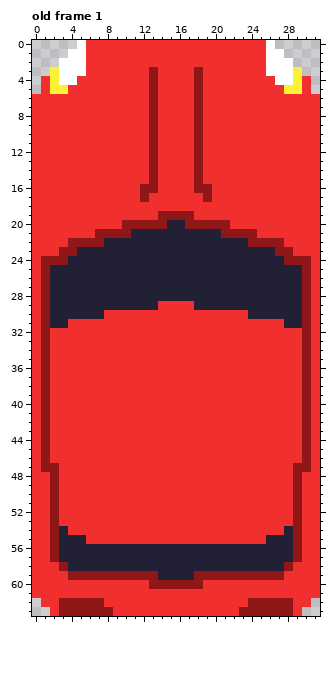
A pixel-art file gets an edit: Studio Nogg/Sprite_Red_Car.aseprite. Above: the version before the commit.
32x64 pixels, 1 frame. Colours within 5 levels of each other are drawn and written as one. Shown: old frame 1. The commit also changed other frames, which this record leaves out.
And afterwards:
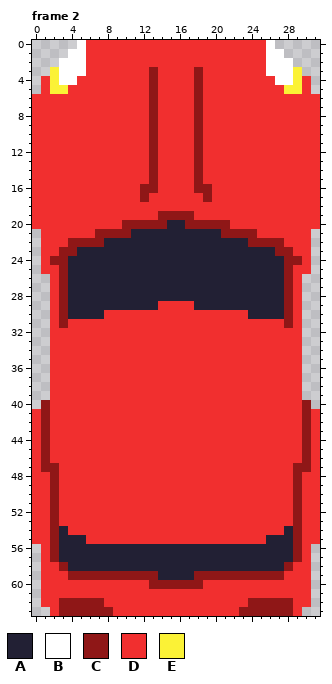
Palette (. is transparent): A #222034  B #ffffff  C #8f1717  D #f12f2f  E #fbf236
A new or re-ordered frame is compared with the old frame closest to it.
Diff:
{"change": "frames 1 -> 12"}
{"where": "frame 2 is new; against old frame 1"}
{"frame":2,"y":21,"x":0,"old":"D","new":"."}
{"frame":2,"y":21,"x":31,"old":"D","new":"."}
{"frame":2,"y":22,"x":0,"old":"D","new":"."}
{"frame":2,"y":22,"x":31,"old":"D","new":"."}
{"frame":2,"y":23,"x":0,"old":"D","new":"."}
{"frame":2,"y":23,"x":31,"old":"D","new":"."}
{"frame":2,"y":24,"x":0,"old":"DC","new":".D"}
{"frame":2,"y":24,"x":30,"old":"CD","new":"D."}
{"frame":2,"y":25,"x":0,"old":"DCAA","new":".DDC"}
{"frame":2,"y":25,"x":28,"old":"AACD","new":"CDD."}
{"frame":2,"y":26,"x":0,"old":"DCAA","new":"..DC"}
{"frame":2,"y":26,"x":28,"old":"AACD","new":"CD.."}
{"frame":2,"y":27,"x":0,"old":"DCAA","new":"..DC"}
{"frame":2,"y":27,"x":28,"old":"AACD","new":"CD.."}
{"frame":2,"y":28,"x":0,"old":"DCAA","new":"..DC"}
{"frame":2,"y":28,"x":28,"old":"AACD","new":"CD.."}
{"frame":2,"y":29,"x":0,"old":"DCAA","new":"..DC"}
{"frame":2,"y":29,"x":28,"old":"AACD","new":"CD.."}
{"frame":2,"y":30,"x":0,"old":"DCAA","new":"..DC"}
{"frame":2,"y":30,"x":28,"old":"AACD","new":"CD.."}
{"frame":2,"y":31,"x":0,"old":"DCAA","new":"..DC"}
{"frame":2,"y":31,"x":28,"old":"AACD","new":"CD.."}
{"frame":2,"y":32,"x":0,"old":"DC","new":".."}
{"frame":2,"y":32,"x":30,"old":"CD","new":".."}
{"frame":2,"y":33,"x":0,"old":"DC","new":".."}
{"frame":2,"y":33,"x":30,"old":"CD","new":".."}
{"frame":2,"y":34,"x":0,"old":"DC","new":".."}
{"frame":2,"y":34,"x":30,"old":"CD","new":".."}
{"frame":2,"y":35,"x":0,"old":"DC","new":".."}
{"frame":2,"y":35,"x":30,"old":"CD","new":".."}
{"frame":2,"y":36,"x":0,"old":"DC","new":".."}
{"frame":2,"y":36,"x":30,"old":"CD","new":".."}
{"frame":2,"y":37,"x":0,"old":"DC","new":".."}
{"frame":2,"y":37,"x":30,"old":"CD","new":".."}
{"frame":2,"y":38,"x":0,"old":"DC","new":".."}
{"frame":2,"y":38,"x":30,"old":"CD","new":".."}
{"frame":2,"y":39,"x":0,"old":"DC","new":".."}
{"frame":2,"y":39,"x":30,"old":"CD","new":".."}
{"frame":2,"y":40,"x":0,"old":"D","new":"."}
{"frame":2,"y":40,"x":31,"old":"D","new":"."}
{"frame":2,"y":56,"x":0,"old":"D","new":"."}
{"frame":2,"y":56,"x":31,"old":"D","new":"."}
{"frame":2,"y":57,"x":0,"old":"D","new":"."}
{"frame":2,"y":57,"x":31,"old":"D","new":"."}
{"frame":2,"y":58,"x":0,"old":"D","new":"."}
{"frame":2,"y":58,"x":31,"old":"D","new":"."}
{"frame":2,"y":59,"x":0,"old":"D","new":"."}
{"frame":2,"y":59,"x":31,"old":"D","new":"."}
{"frame":2,"y":60,"x":0,"old":"D","new":"."}
{"frame":2,"y":60,"x":31,"old":"D","new":"."}
{"frame":2,"y":61,"x":0,"old":"D","new":"."}
{"frame":2,"y":61,"x":31,"old":"D","new":"."}
{"label":"changed","picture_box":[32,229,68,409]}
{"label":"changed","picture_box":[284,229,320,409]}
{"label":"erased","picture_box":[32,544,41,598]}
{"label":"erased","picture_box":[311,544,320,598]}
